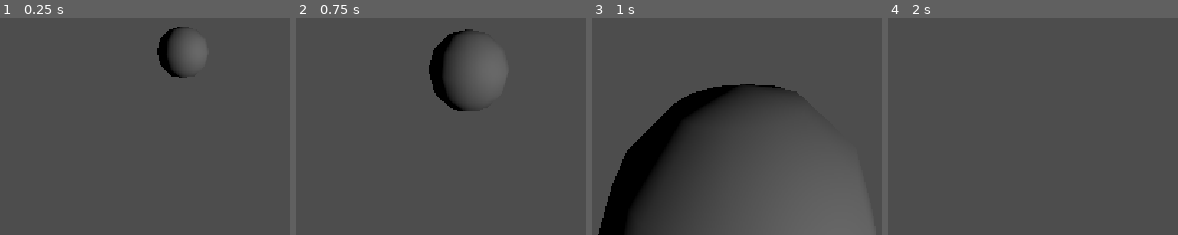
Above: before the commit, frames 1-4 (left to right).
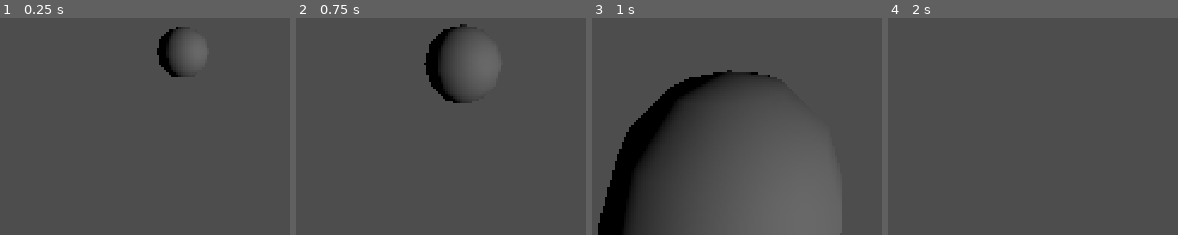
Above: after the commit, the same moments.

Repository: jurgfish/astral-shepherd-godot
Game: Godot game, scene res://scenes/world.tscn
Same seed, same stepped clock (60 frames per second), same inputs: the game is played once before the commit and once after it.
Inputs (mouse positions are in pixels of both pictures, inside the frame that each line leads up to):
- Up to frame 1 (0.25 s): no input
- Up to frame 2 (0.75 s): tap Enter at 0.5 s; move the mouse to (outside the picture) at 0.52 s; hold W (move_forward) from 0.53 s (still down); tap K (look_down) at 0.6 s
- Up to frame 3 (1 s): keep holding W (move_forward)
- Up to frame 4 (2 s): keep holding W (move_forward); move the mouse to (outside the picture) at 1.27 s; tap J (look_left) at 1.35 s

The runs differ from the first frame. In frame 1, less than 0.1% of the frame differs, in the area x 54-65%, y 4-28%; in frame 2, 1.5%; in frame 3, 9.4%, in the area x 2-92%, y 23-100%; in frame 4, nothing differs.

Commit message:
update all project settings (enable physics interp)

Diff:
--- a/project.godot
+++ b/project.godot
@@ -13,12 +13,21 @@
 config/name="astral shepherd"
 run/main_scene="uid://g4srku481050"
 config/features=PackedStringArray("4.7", "Forward Plus")
+boot_splash/bg_color=Color(0, 0, 0, 1)
+boot_splash/show_image=false
 config/icon="res://misc/ui/icon.svg"
 
 [display]
 
+window/size/viewport_width=1920
+window/size/viewport_height=1080
 window/stretch/mode="canvas_items"
 window/stretch/aspect="expand"
+
+[editor]
+
+naming/node_name_num_separator=2
+naming/node_name_casing=2
 
 [file_customization]
 
@@ -86,10 +95,20 @@
 ]
 }
 
+[input_devices]
+
+joypads/ignore_joypad_on_unfocused_application=true
+
 [physics]
 
+3d/run_on_separate_thread=true
+common/physics_jitter_fix=0.0
 3d/physics_engine="Jolt Physics"
+common/physics_interpolation=true
+common/enable_object_picking=false
 
 [rendering]
 
 rendering_device/driver.windows="d3d12"
+textures/vram_compression/import_etc2_astc=true
+anti_aliasing/screen_space_roughness_limiter/enabled=false
--- a/scenes/alka.gd
+++ b/scenes/alka.gd
@@ -11,7 +11,7 @@
 const MOUSE_MULT: float = 0.1
 var _in_look: Vector2 = Vector2.ZERO
 var _look: Vector2 = Vector2.ZERO
-var _look_sy: float = 0.005
+var _look_sy: float = 0.008
 
 @export var _head: Marker3D
 
--- a/scenes/world.tscn
+++ b/scenes/world.tscn
@@ -7,32 +7,32 @@
 
 [sub_resource type="WorldBoundaryShape3D" id="WorldBoundaryShape3D_xw2wu"]
 
-[node name="World" type="Node3D" unique_id=1665150136]
+[node name="world" type="Node3D" unique_id=1665150136]
 script = ExtResource("1_nnsk1")
 
-[node name="Alka" type="CharacterBody3D" parent="." unique_id=823906677 node_paths=PackedStringArray("_head")]
+[node name="alka" type="CharacterBody3D" parent="." unique_id=823906677 node_paths=PackedStringArray("_head")]
 script = ExtResource("2_rwgxs")
-_head = NodePath("Head")
+_head = NodePath("head")
 
-[node name="CollisionShape3D" type="CollisionShape3D" parent="Alka" unique_id=837350494]
+[node name="CollisionShape3D" type="CollisionShape3D" parent="alka" unique_id=837350494]
 transform = Transform3D(1, 0, 0, 0, 1, 0, 0, 0, 1, 0, 1, 0)
 shape = SubResource("CapsuleShape3D_xw2wu")
 
-[node name="Head" type="Marker3D" parent="Alka" unique_id=2127933850]
+[node name="head" type="Marker3D" parent="alka" unique_id=2127933850]
 transform = Transform3D(1, 0, 0, 0, 1, 0, 0, 0, 1, 0, 1.8, 0)
 
-[node name="Camera" type="Camera3D" parent="Alka/Head" unique_id=1202595097]
+[node name="camera" type="Camera3D" parent="alka/head" unique_id=1202595097]
 transform = Transform3D(1, 0, 0, 0, 1, 0, 0, 0, 1, 0, 0.0018345118, 0)
 
-[node name="City" type="StaticBody3D" parent="." unique_id=1593888735]
+[node name="city" type="StaticBody3D" parent="." unique_id=1593888735]
 
-[node name="CollisionShape3D" type="CollisionShape3D" parent="City" unique_id=908059986]
+[node name="collision_shape_3d" type="CollisionShape3D" parent="city" unique_id=908059986]
 shape = SubResource("WorldBoundaryShape3D_xw2wu")
 
-[node name="TempTarget" type="CSGSphere3D" parent="." unique_id=88239392]
+[node name="temp_target" type="CSGSphere3D" parent="." unique_id=88239392]
 transform = Transform3D(1, 0, 0, 0, 1, 0, 0, 0, 1, 0, 1, -5.6)
 
-[node name="TempLight" type="SpotLight3D" parent="." unique_id=1578017990]
+[node name="temp_light" type="SpotLight3D" parent="." unique_id=1578017990]
 transform = Transform3D(0.5834952, -0.14832301, 0.7984571, -0.0041703884, 0.9826201, 0.18558115, -0.8121059, -0.111615576, 0.5727356, 3.3946953, 1.6437378, -2.3471901)
 light_energy = 2.0
 spot_range = 24.721277
